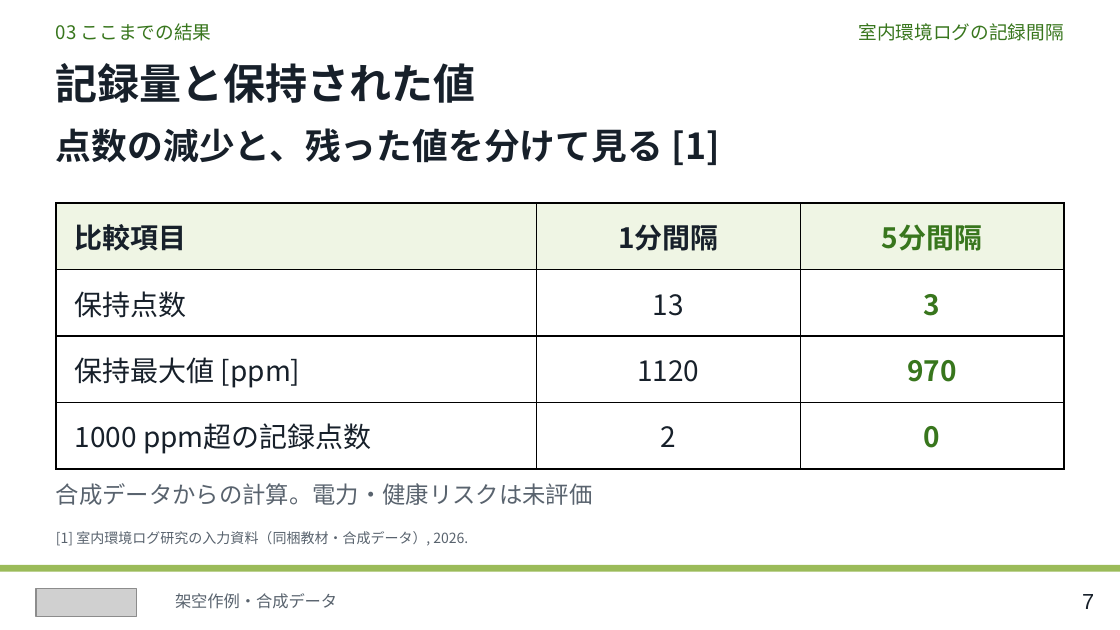
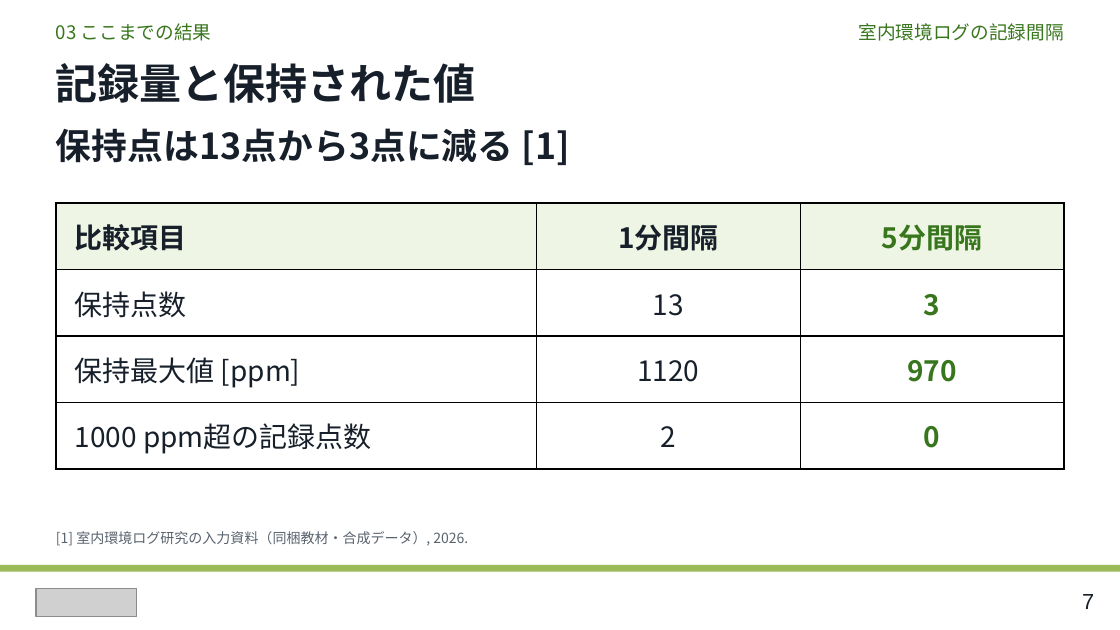
Before and after one commit to cpslab/skill-create-slides, a slide deck: slide 7 of assets/visual-reference/cps-layout-reference.pptx. Drawn at 1120x630 pixels with LibreOffice and Linux fonts; fonts in the diff are those of the drawing; grey boxes stand for pictures. Boxes give left, top, right and bottom in pixels: in the first picture for what was removed or moved away, otherwise in the second. Text is boxed around its words. In the diff, an @@ line names an element or a change of style, - is before the commit and + after.

```diff
--- a/assets/visual-reference/cps-layout-reference.pptx
+++ b/assets/visual-reference/cps-layout-reference.pptx
@@ text at [56,128,570,165]: text changed @@
-点数の減少と、残った値を分けて見る [1]
+保持点は13点から3点に減る [1]
@@ text removed at [56,483,593,505] @@
-合成データからの計算。電力・健康リスクは未評価
@@ text removed at [175,593,337,609] @@
-架空作例・合成データ
```
Also in this commit, not shown: 8 other slides changed, 24 other files.
